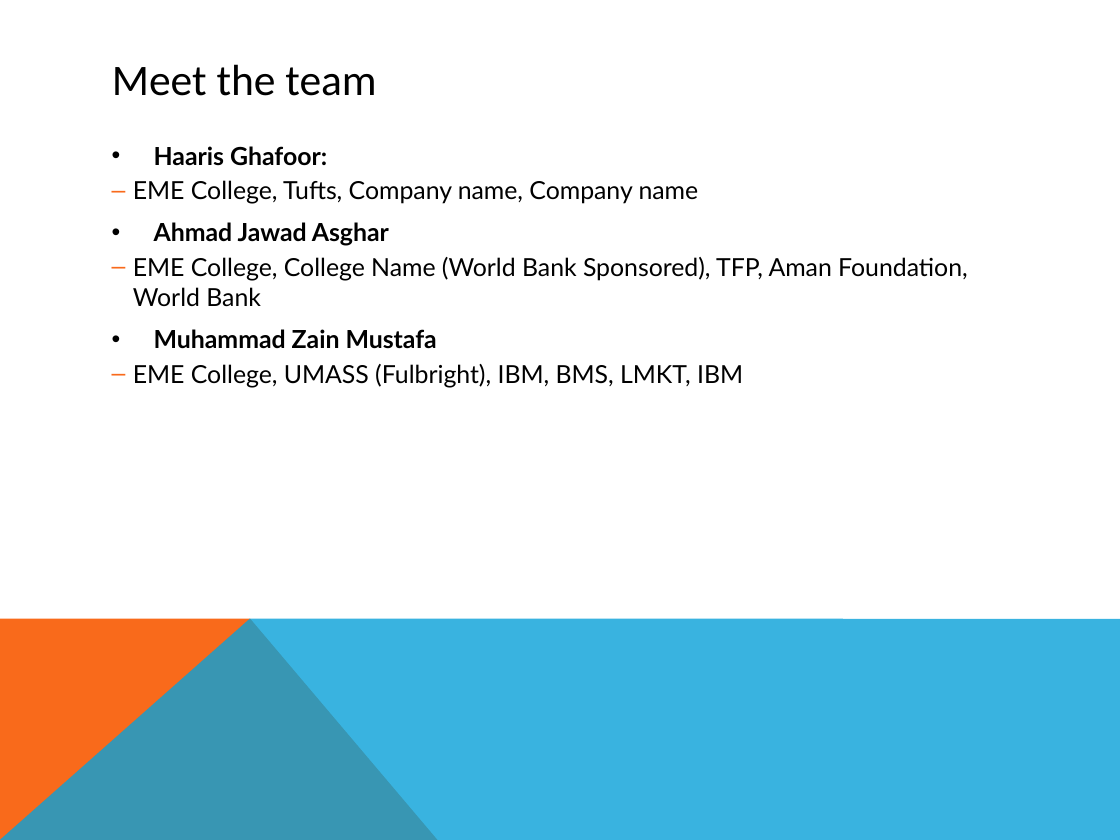
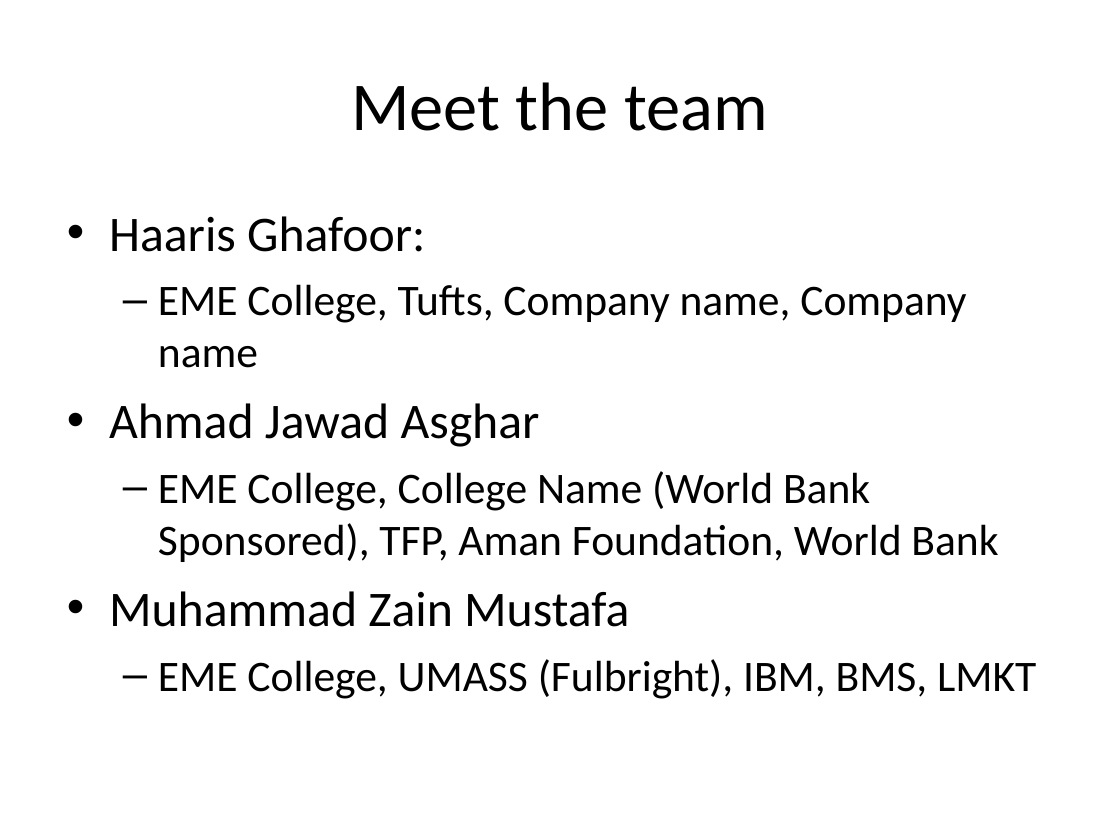
Before and after one commit to zainx01/Hiccup-analytics, a slide deck: slide 3 of Heekup.ppt. Drawn at 1120x840 pixels with LibreOffice and Linux fonts; fonts in the diff are those of the drawing. Boxes give left, top, right and bottom in pixels: in the first picture for what was removed or moved away, otherwise in the second. Text is boxed around its words. In the diff, an @@ line names an element or a change of style, - is before the commit and + after.

```diff
--- a/Heekup.ppt
+++ b/Heekup.ppt
@@ title "Meet the team": place and size @@
-title "Meet the team" at (112, 64, 376, 96)
+title "Meet the team" at (351, 82, 768, 131)
@@ title "Meet the team" at (351, 82, 768, 131): size 28 to 44 pt; alignment left to centre @@
@@ text "Haaris Ghafoor:": place and size @@
-text "Haaris Ghafoor:" at (133, 146, 968, 388)
+text "Haaris Ghafoor:" at (109, 216, 1036, 699)
@@ text at (109, 216, 998, 627): size 16 to 32 pt, bold off in "Haaris Ghafoor:", "Ahmad Jawad Asghar", "Muhammad Zain Mustafa"; font Lato to Calibri in "Haaris Ghafoor:", "EME College, Tufts, Company name, Company name", "Ahmad Jawad Asghar", "EME College, College Name (World Bank Sponsored), ..." and 1 more places; size 16 to 28 pt in "EME College, Tufts, Company name, Company name", "EME College, College Name (World Bank Sponsored), ..."; indent changed; more space between paragraphs; bullet colour #F96A1B to #000000 @@
@@ freeform shape removed at (0, 618, 438, 840) @@
@@ freeform shape removed at (0, 618, 1120, 840) @@
@@ text at (158, 659, 1036, 699): text changed; size 16 to 28 pt; font Lato to Calibri @@
-  – EME College, UMASS (Fulbright), IBM, BMS, LMKT, IBM
+  – EME College, UMASS (Fulbright), IBM, BMS, LMKT
```
Also in this commit, not shown: 5 other slides changed, 1 slide added, 1 other file.
